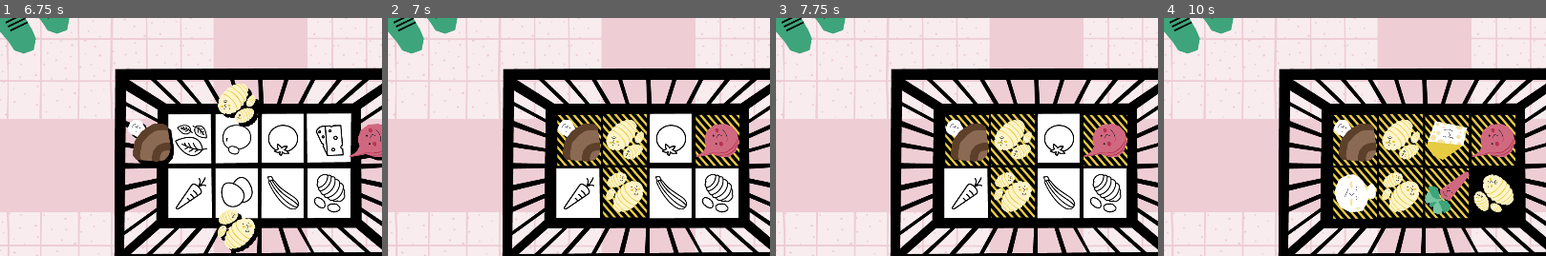
Above: before the commit, frames 1-4 (left to right).
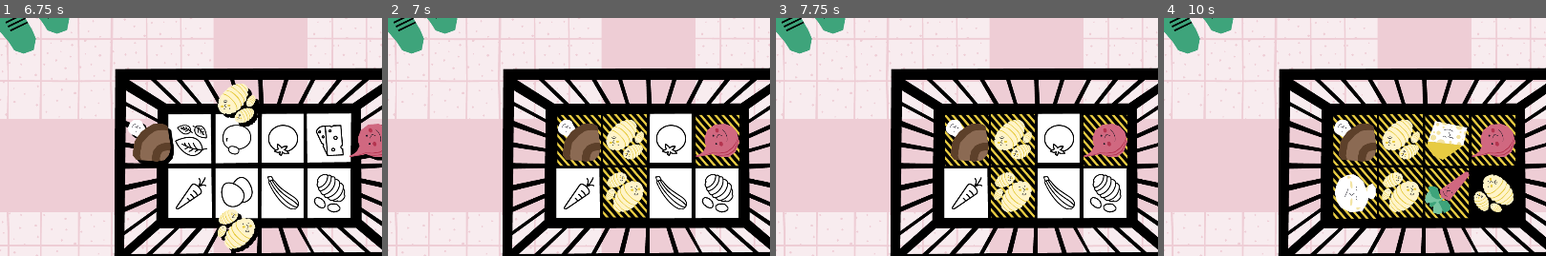
Above: after the commit, the same moments.

Repository: nuco-san/rotary_game
Game: Godot game, scene res://Scenes/TItleScreen.tscn
Same seed, same stepped clock (60 frames per second), same inputs: the game is played once before the commit and once after it.
Inputs:
- Up to frame 1 (6.75 s): click "Modalità Storia" at 0.5 s; click "AVANTI" at 1.25 s; click "AVANTI" at 2 s; tap Enter at 2.75, 5 s; tap Space at 3.5 s
- Up to frame 2 (7 s): no input
- Up to frame 3 (7.75 s): no input
- Up to frame 4 (10 s): no input
The pictures show only the part of the screen within x 16-66%, y 20-70%; the shares and areas given below are measured in that part.

Frame 1 is identical in both runs. In frame 2, 0.9% of the frame differs, in the area x 44-56%, y 40-63%; in frame 3, 0.9%; in frame 4, 2.1%, in the area x 44-56%, y 40-85%.

Commit message:
inserito suoni piatti

Diff:
--- a/Scenes/FoodTrack.gd
+++ b/Scenes/FoodTrack.gd
@@ -76,12 +76,14 @@
 
 func _on_clear_button_pressed():
 	$ScaleAnimation.play("tap")
+	$TapSound.play()
 	number_of_clicks += 1
 	if number_of_clicks >= 5:
 		reset_clicks()
 		if is_filled_correctly:
 			is_filled_correctly = false
 			Global.emit_signal("track_filled", false)
+		$CrashSound.play()
 		$TransparencyAnimation.play("disappear")
 		yield($TransparencyAnimation, "animation_finished")
 		$FinishingPoint/ArrivedFoodSprite.modulate = Color.white
--- a/Scenes/FoodTrack.tscn
+++ b/Scenes/FoodTrack.tscn
@@ -9,6 +9,8 @@
 [ext_resource path="res://04_Sprite_EXPORT_ROTARY/Slot_sbagliato_3.png" type="Texture" id=7]
 [ext_resource path="res://SOund/boing.mp3" type="AudioStream" id=8]
 [ext_resource path="res://SOund/correct.mp3" type="AudioStream" id=9]
+[ext_resource path="res://SOund/hihat.mp3" type="AudioStream" id=10]
+[ext_resource path="res://SOund/crash.mp3" type="AudioStream" id=11]
 
 [sub_resource type="RectangleShape2D" id=1]
 extents = Vector2( 28, 29 )
@@ -129,6 +131,7 @@
 scale = Vector2( 1.1, 1.1 )
 frames = SubResource( 7 )
 animation = "New Anim"
+frame = 2
 speed_scale = 1.4
 playing = true
 
@@ -159,6 +162,14 @@
 stream = ExtResource( 9 )
 volume_db = -7.0
 
+[node name="TapSound" type="AudioStreamPlayer" parent="."]
+stream = ExtResource( 10 )
+volume_db = -16.0
+
+[node name="CrashSound" type="AudioStreamPlayer" parent="."]
+stream = ExtResource( 11 )
+volume_db = -5.0
+
 [connection signal="area_entered" from="FinishingPoint/DestinationArea" to="." method="_on_destination_area_entered"]
 [connection signal="pressed" from="FinishingPoint/ClearButton" to="." method="_on_clear_button_pressed"]
 [connection signal="timeout" from="ClearButtonTimer" to="." method="reset_clicks"]
--- a/Scenes/Global.gd
+++ b/Scenes/Global.gd
@@ -3,7 +3,8 @@
 var minigame_duration := 60
 var current_minigame := 1
 var current_round := 1
-
+enum game_modes {STORY, SELECTION}
+var current_game_mode = game_modes.STORY
 
 signal track_filled
 signal timer_updated
@@ -14,12 +15,15 @@
 
 func next_minigame():
 	current_round = 1
-	if current_minigame == 3:
+	if current_game_mode == game_modes.STORY:
+		if current_minigame == 3:
+			get_tree().change_scene("res://Scenes/TItleScreen.tscn")
+			current_minigame = 1
+		else:
+			current_minigame += 1
+			get_tree().change_scene("res://Scenes/Minigiochi/Minigioco_" + str(current_minigame) + ".tscn")
+	if current_game_mode == game_modes.SELECTION:
 		get_tree().change_scene("res://Scenes/TItleScreen.tscn")
-		current_minigame = 1
-	else:
-		current_minigame += 1
-		get_tree().change_scene("res://Scenes/Minigiochi/Minigioco_" + str(current_minigame) + ".tscn")
 
 
 func increase_round():
--- a/Scenes/TItleScreen.gd
+++ b/Scenes/TItleScreen.gd
@@ -3,6 +3,7 @@
 
 func start_story_mode():
 	Global.load_minigame(1)
+	Global.current_game_mode = Global.game_modes.STORY
 
 func show_level_selection():
 	$MainButtons.hide()
@@ -10,6 +11,7 @@
 
 func start_selected_minigame(number):
 	Global.load_minigame(number)
+	Global.current_game_mode = Global.game_modes.SELECTION
 
 
 func hide_level_selection():
Not shown, added: SOund/crash.mp3.import
Not shown, added: SOund/hihat.mp3.import
Not shown: 1 places in Scenes/FoodTrack.tscn that only renumber resources
Not shown, added: SOund/crash.mp3
Not shown, added: SOund/hihat.mp3
